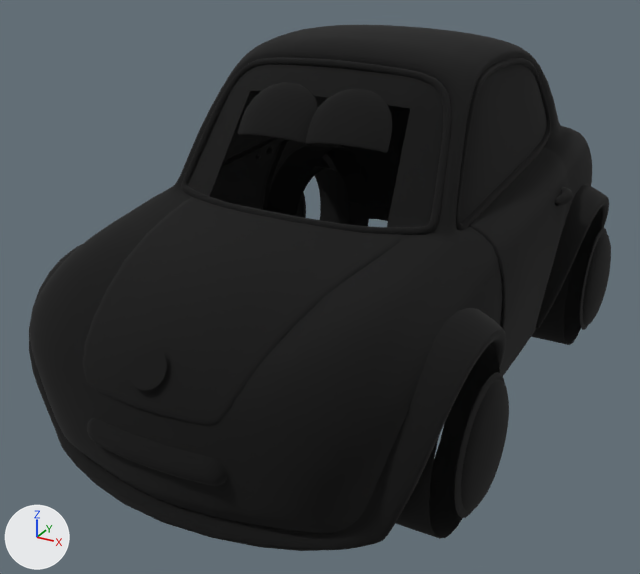
Renders of the glTF model car2.glb from each side of a commit.
One viewpoint serves both versions: a 50 mm lens placed at (2.21, -4.48, 3.03), pointed at (-0.1, -0.29, 0.94). Lighting does not change. The marker at lower left points along +X, +Y and +Z. Vertices at the same position are counted once.

In view in the first picture: 'carH'.
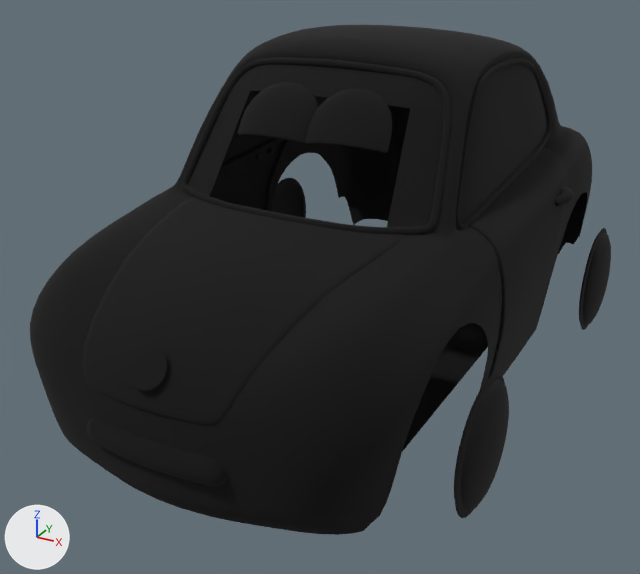
Edits to the bpy script that builds the scene:
```text
Change me_mesh_0:
    used by ob_carh; location = (0.0, 0.0, 0.0)
    remove me_mesh_0.from_pydata(...)  # 6671 vertices, 11054 faces; spans x -1.26..1.26, y -2.03..1.93, z 0.27..2.35
    add me_mesh_0.from_pydata(...)  # 5522 vertices, 9276 faces; spans x -1.26..1.26, y -2.03..1.93, z 0.38..2.35
    me_mesh_0 part 1: the loose piece of 64 vertices spanning x 0.86..1.12, y 0.66..1.58, z 0.27..1.18 is deleted
    me_mesh_0 part 2: the loose piece of 64 vertices spanning x 0.86..1.12, y -1.55..-0.63, z 0.27..1.18 is deleted
    me_mesh_0 part 3: the loose piece of 64 vertices spanning x -1.12..-0.86, y 0.66..1.58, z 0.27..1.18 is deleted
    me_mesh_0 part 4: 516 vertices removed from x -1.18..1.18, y -1.96..-0.5, z 0.41..1.37
    me_mesh_0 part 5: 199 vertices removed from x 0.77..1.18, y 0.52..1.77, z 0.49..1.36
    me_mesh_0 part 6: 178 vertices removed from x -1.18..-0.77, y 0.52..1.77, z 0.49..1.36
```

What differs and where, as boxes [x1, y1, x2, y2] in the pictures (640 x 574 px):
'carH', reshaped: before [29, 25, 611, 551]; after [30, 25, 611, 535]
part 1 of me_mesh_0, deleted (black): before [531, 211, 602, 345]
part 2 of me_mesh_0, deleted (black): before [395, 345, 500, 539]
part 3 of me_mesh_0, deleted (black): before [302, 166, 349, 224]
part 4 of me_mesh_0, deleted (black): before [29, 244, 506, 551]
part 5 of me_mesh_0, deleted (black): before [536, 184, 609, 328]
part 6 of me_mesh_0, deleted (black): before [267, 146, 369, 226]
